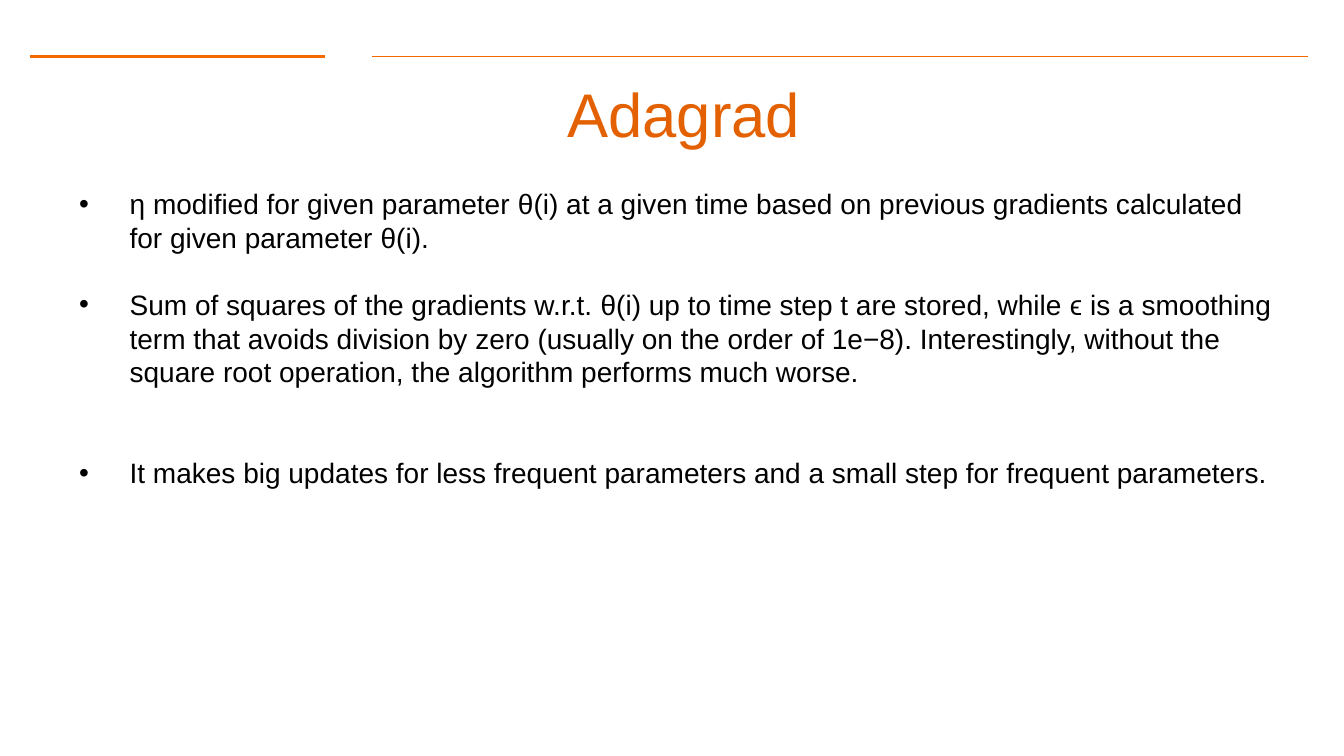
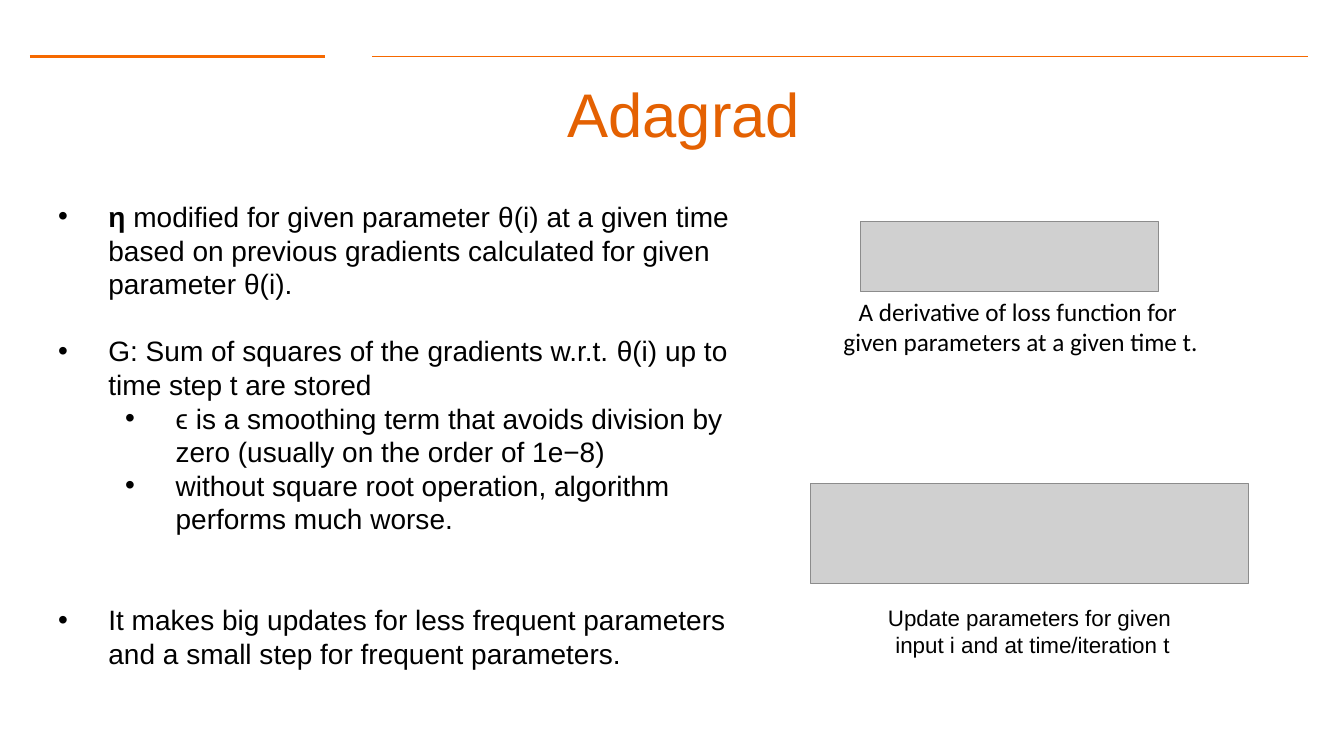
Before and after one commit to Dre1896/RIT-DSCI-633-FDS, a slide deck: slide 28 of Syllabus/Lecture21/Lec21.pptx. Drawn at 1344x756 pixels with LibreOffice and Linux fonts; fonts in the diff are those of the drawing; grey boxes stand for pictures; background and template pictures are left out. Boxes give left, top, right and bottom in pixels: in the first picture for what was removed or moved away, otherwise in the second. Text is boxed around its words. In the diff, an @@ line names an element or a change of style, - is before the commit and + after.

```diff
--- a/Syllabus/Lecture21/Lec21.pptx
+++ b/Syllabus/Lecture21/Lec21.pptx
@@ text "η modified for given parameter ...": place and size @@
-text "η modified for given parameter ..." at box(130, 193, 1271, 488)
+text "η modified for given parameter ..." at box(108, 206, 729, 669)
@@ text at box(108, 206, 729, 299): bold on in "η" @@
@@ picture added at box(860, 222, 1158, 291) @@
@@ text added at box(843, 303, 1198, 356), 18 pt, text #000000 @@
+A derivative of loss function for
+given parameters at a given time t.
@@ text at box(108, 340, 727, 535): text changed @@
-• Sum of squares of the gradients w.r.t. θ(i) up to time step t are stored, while ϵ is a smoothing term that avoids division by zero (usually on the order of 1e−8). Interestingly, without the square root operation, the algorithm performs much worse.
+• G: Sum of squares of the gradients w.r.t. θ(i) up to time step t are stored
+  • ϵ is a smoothing term that avoids division by zero (usually on the order of 1e−8)
+  • without square root operation, algorithm performs much worse.
@@ picture added at box(811, 484, 1249, 584) @@
@@ text added at box(888, 609, 1170, 658), 16 pt, text #000000 @@
+Update parameters for given
+input i and at time/iteration t
```
Also in this commit, not shown: 8 other slides changed, 1 slide removed.
